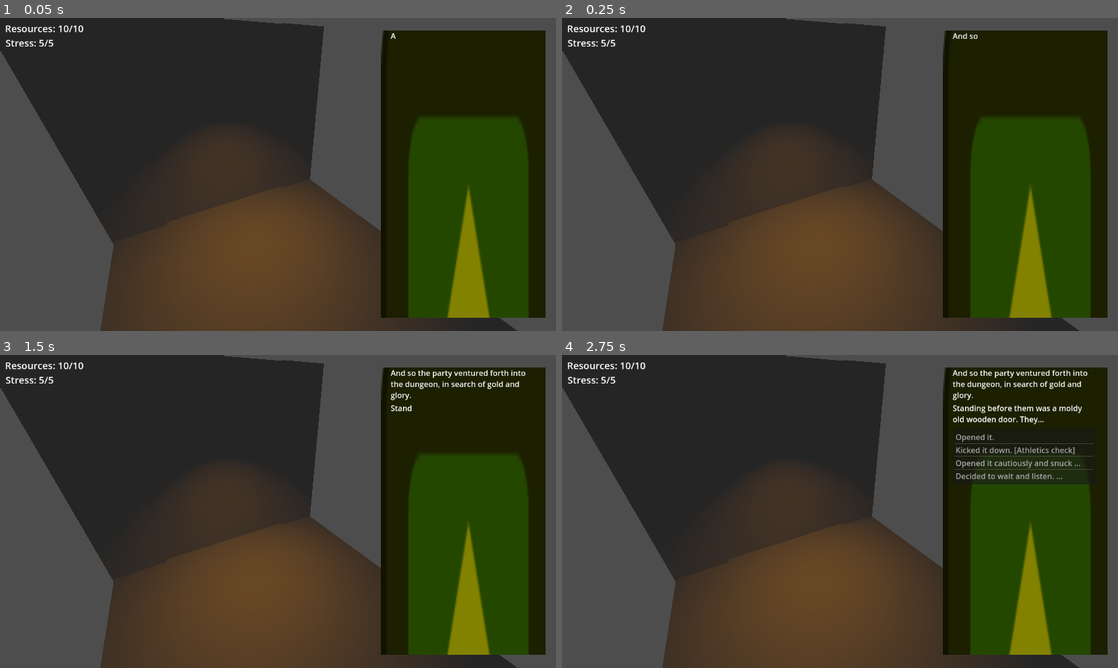
Above: before the commit, frames 1-4 (two rows, left to right).
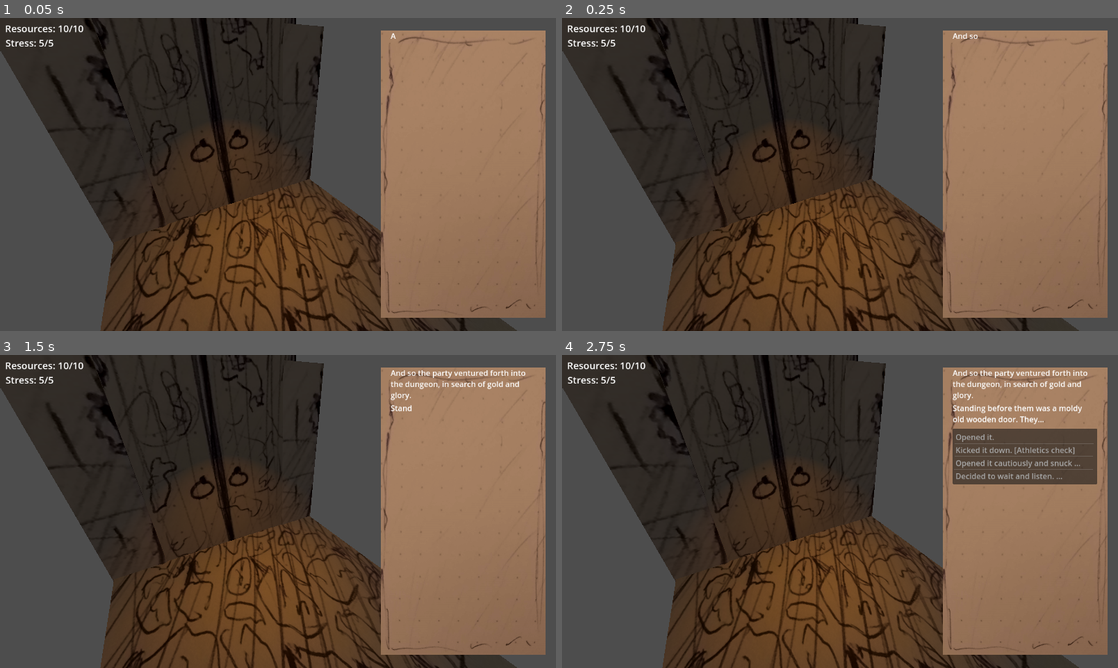
Above: after the commit, the same moments.

Repository: Jollista/Brackeys-Jam-2024.1
Game: Godot game, scene res://Dialogue/TestScene/3d_test_scene.tscn
Two runs of this game, one before a commit and one after it. Both use one fixed random seed, a clock stepped at 60 frames per second and the inputs below. The project has no main scene, so this scene is started directly. The engine's default icon, where the game draws it, is replaced by a stand-in: a white triangle on a blue panel in a dark square.
Inputs (mouse positions are in pixels of both pictures, inside the frame that each line leads up to):
- Up to frame 1 (0.05 s): no input
- Up to frame 2 (0.25 s): no input
- Up to frame 3 (1.5 s): move the mouse to (400, 495) at 0.52 s; click (400, 495) at 0.6 s; tap Enter at 1.25 s; move the mouse to (166, 527) at 1.27 s; click (166, 527) at 1.35 s
- Up to frame 4 (2.75 s): move the mouse to (895, 442) at 2.02 s; click (895, 442) at 2.1 s

The runs differ from the first frame. In frame 1, 32% of the frame differs, in the area x 9-99%, y 0-100%; in frame 2, 32%; in frame 3, 32%; in frame 4, 32%.

Commit message:
Set up 3d background

Diff:
--- a/Dialogue/TestScene/3d_test_scene.tscn
+++ b/Dialogue/TestScene/3d_test_scene.tscn
@@ -9,14 +9,29 @@
 [ext_resource type="Texture2D" uid="uid://dekwhecq7012i" path="res://Assets/Images/warrior.png" id="6_tf2qr"]
 [ext_resource type="Texture2D" uid="uid://dqwfsr6n7ik2l" path="res://Assets/Images/thief.png" id="7_o5yuh"]
 [ext_resource type="Texture2D" uid="uid://ddkt08nrgqc0t" path="res://Assets/Images/mage.png" id="8_67j6s"]
+[ext_resource type="Texture2D" uid="uid://cy0i0ti6uwqsd" path="res://Assets/Images/door.png" id="10_crh61"]
+[ext_resource type="Texture2D" uid="uid://cgd4lt0keas64" path="res://Assets/Images/pillar.png" id="11_0qvy2"]
+[ext_resource type="Texture2D" uid="uid://d1lxwtciuvrmk" path="res://Assets/Images/floor.jpg" id="11_n5m0w"]
 
 [sub_resource type="Environment" id="Environment_7f3yn"]
 volumetric_fog_enabled = true
 volumetric_fog_density = 0.0105
 
+[sub_resource type="StandardMaterial3D" id="StandardMaterial3D_2er4i"]
+albedo_texture = ExtResource("10_crh61")
+
 [sub_resource type="PlaneMesh" id="PlaneMesh_fx87q"]
 
+[sub_resource type="StandardMaterial3D" id="StandardMaterial3D_3rpp5"]
+albedo_texture = ExtResource("11_n5m0w")
+
+[sub_resource type="StandardMaterial3D" id="StandardMaterial3D_y07eq"]
+albedo_texture = ExtResource("11_0qvy2")
+
 [sub_resource type="BoxMesh" id="BoxMesh_m8drv"]
+
+[sub_resource type="StandardMaterial3D" id="StandardMaterial3D_3a8bf"]
+albedo_texture = ExtResource("11_0qvy2")
 
 [node name="Node3D" type="Node3D"]
 script = ExtResource("1_i6sdt")
@@ -29,7 +44,7 @@
 
 [node name="Party" type="Node3D" parent="."]
 
-[node name="Magnus" parent="Party" instance=ExtResource("5_ou8ca")]
+[node name="PlayerCharacter" parent="Party" instance=ExtResource("5_ou8ca")]
 transform = Transform3D(1, 0, 0, 0, 1, 0, 0, 0, 1, -2.99608, -1.19209e-07, 1.53004)
 character_name = "Magnus"
 party = "PCs"
@@ -69,18 +84,22 @@
 light_size = 0.381
 spot_range = 45.948
 
+[node name="Door" type="MeshInstance3D" parent="Environment"]
+transform = Transform3D(-4.50412, -8.74227e-08, 2.32225e-14, 0, -4.37114e-08, -6.07701, 3.93762e-07, -0.999999, 2.65635e-07, 0, 5, 3.57842)
+material_override = SubResource("StandardMaterial3D_2er4i")
+mesh = SubResource("PlaneMesh_fx87q")
+
 [node name="Floor" type="MeshInstance3D" parent="Environment"]
 transform = Transform3D(6.18697, 0, 0, 0, 1, 0, 0, 0, 8.34755, 0, 0, 0)
+material_override = SubResource("StandardMaterial3D_3rpp5")
 mesh = SubResource("PlaneMesh_fx87q")
 
 [node name="LeftPillar" type="MeshInstance3D" parent="Environment"]
 transform = Transform3D(2.5, 0, 0, 0, 10.08, 0, 0, 0, 1, 5, 4.5, 4)
+material_override = SubResource("StandardMaterial3D_y07eq")
 mesh = SubResource("BoxMesh_m8drv")
 
 [node name="RightPillar" type="MeshInstance3D" parent="Environment"]
 transform = Transform3D(2.5, 0, 0, 0, 10.08, 0, 0, 0, 1, -5, 4.5, 4)
+material_override = SubResource("StandardMaterial3D_3a8bf")
 mesh = SubResource("BoxMesh_m8drv")
-
-[node name="Door" type="MeshInstance3D" parent="Environment"]
-transform = Transform3D(8, 0, 0, 0, 10.08, 0, 0, 0, 0.5, 0, 4.5, 4)
-mesh = SubResource("BoxMesh_m8drv")
--- a/Dialogue/dialogue_canvas.tscn
+++ b/Dialogue/dialogue_canvas.tscn
@@ -1,7 +1,7 @@
 [gd_scene load_steps=3 format=3 uid="uid://d25uh34udprgi"]
 
 [ext_resource type="Script" path="res://Dialogue/DialogueCanvas.gd" id="1_4gelv"]
-[ext_resource type="Texture2D" uid="uid://bwe4pwkptpkmu" path="res://icon.svg" id="2_fq4g6"]
+[ext_resource type="Texture2D" uid="uid://dored1ehqxnit" path="res://Assets/Images/parchment.jpg" id="2_on2nb"]
 
 [node name="DialogueCanvas" type="CanvasLayer"]
 script = ExtResource("1_4gelv")
@@ -22,10 +22,10 @@
 vertical_scroll_mode = 3
 
 [node name="DialogueBox" type="Sprite2D" parent="ScrollContainer"]
-modulate = Color(0.513726, 0.505882, 0, 1)
-position = Vector2(181.5, 655)
-scale = Vector2(2.83594, 11.875)
-texture = ExtResource("2_fq4g6")
+modulate = Color(1, 0.847059, 0.745098, 1)
+position = Vector2(172, 300)
+scale = Vector2(0.228108, 0.258592)
+texture = ExtResource("2_on2nb")
 
 [node name="GridContainer" type="GridContainer" parent="ScrollContainer"]
 layout_mode = 2
Binary file added: Assets/Images/door.png
Not shown, added: Assets/Images/door.png.import
Binary file added: Assets/Images/floor.jpg
Not shown, added: Assets/Images/floor.jpg.import
Binary file added: Assets/Images/parchment.jpg
Not shown, added: Assets/Images/parchment.jpg.import
Binary file added: Assets/Images/pillar.png
Not shown, added: Assets/Images/pillar.png.import
Not shown: 1 places in Dialogue/TestScene/3d_test_scene.tscn that only renumber resources
